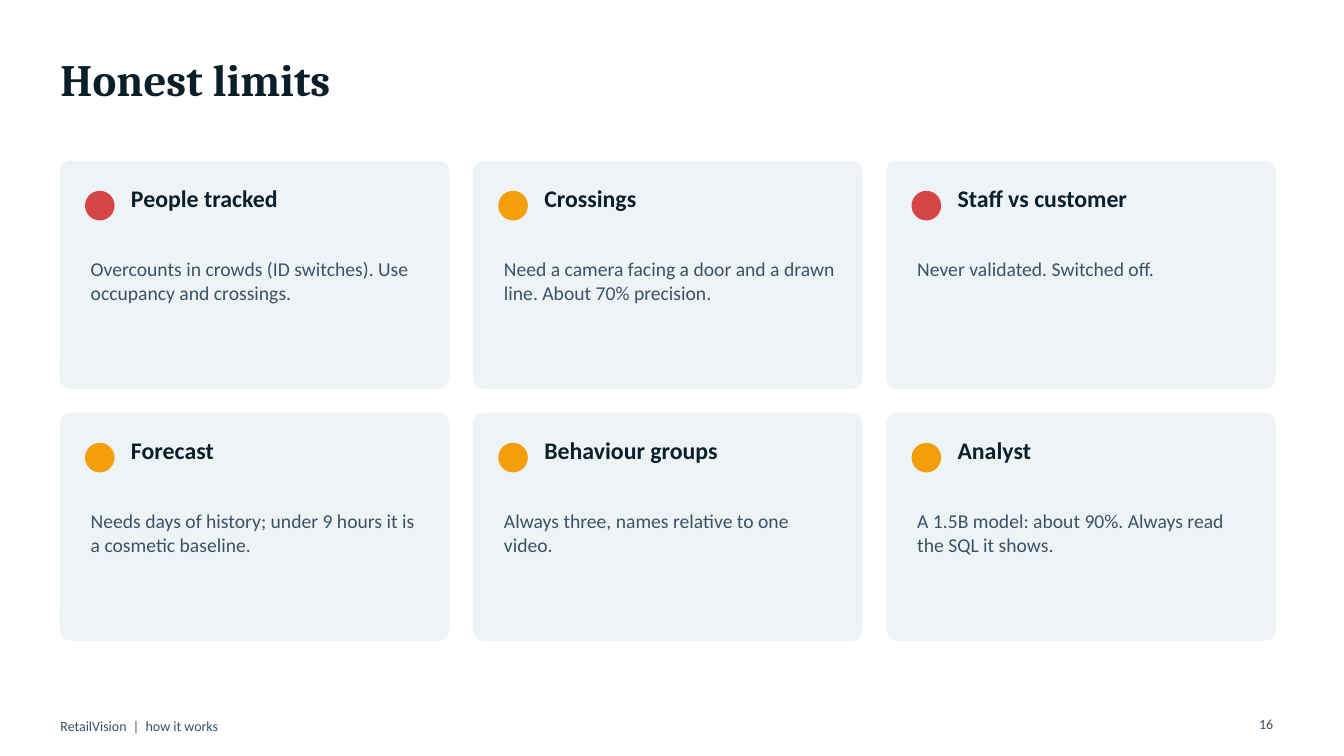
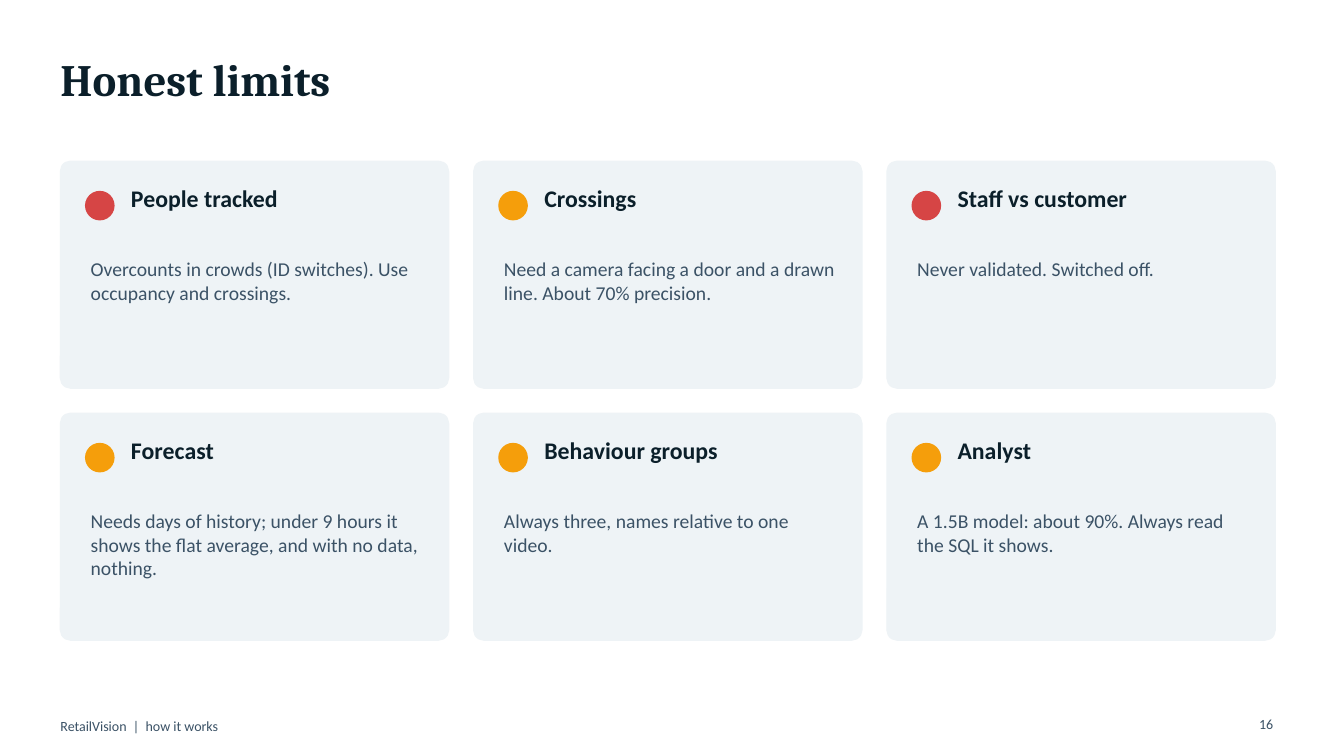
Before and after one commit to Vidushi1408/RetailVision, a slide deck: slide 16 of docs/RetailVision_Project_Presentation.pptx. Drawn at 1344x756 pixels with LibreOffice and Linux fonts; fonts in the diff are those of the drawing. Boxes give left, top, right and bottom in pixels: in the first picture for what was removed or moved away, otherwise in the second. Text is boxed around its words. In the diff, an @@ line names an element or a change of style, - is before the commit and + after.

```diff
--- a/docs/RetailVision_Project_Presentation.pptx
+++ b/docs/RetailVision_Project_Presentation.pptx
@@ text at <box>91,514,417,579</box>: text changed @@
-Needs days of history; under 9 hours it is a cosmetic baseline.
+Needs days of history; under 9 hours it shows the flat average, and with no data, nothing.
```
Also in this commit, not shown: 5 other files.
